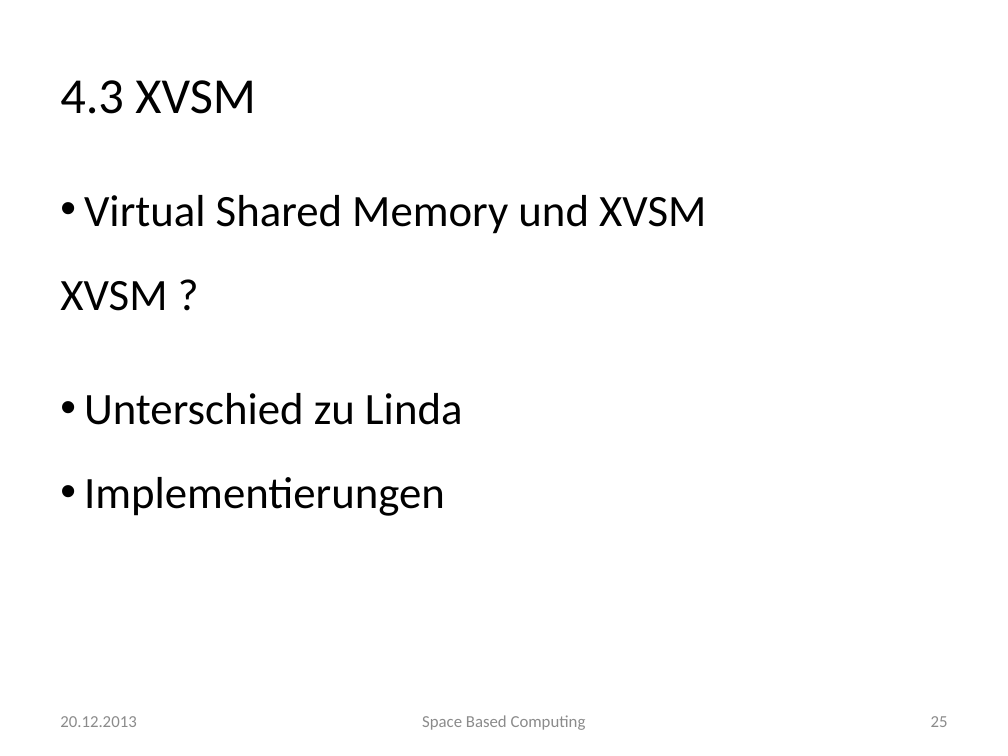
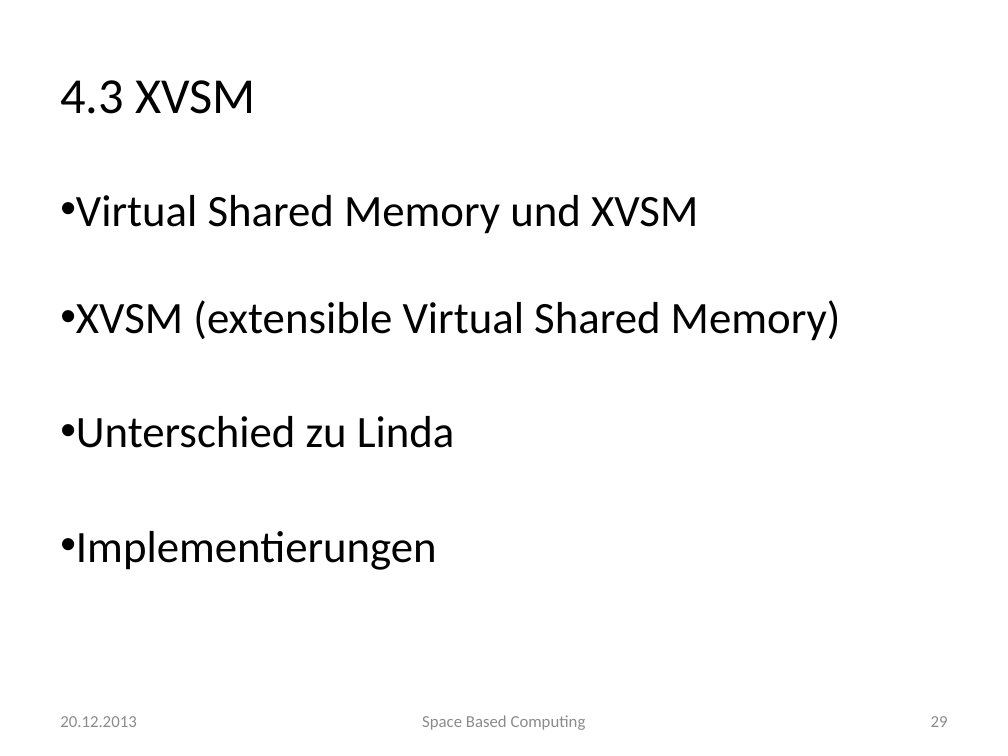
Before and after one commit to traxl/sbcAusarbeitung, a slide deck: slide 29 of Space Based Computing.pptx (slide 25 before the commit). Drawn at 1008x756 pixels with LibreOffice and Linux fonts; fonts in the diff are those of the drawing; background and template pictures are left out. Boxes give left, top, right and bottom in pixels: in the first picture for what was removed or moved away, otherwise in the second. Text is boxed around its words. In the diff, an @@ line names an element or a change of style, - is before the commit and + after.

```diff
--- a/Space Based Computing.pptx
+++ b/Space Based Computing.pptx
@@ text at bbox=[76, 300, 841, 341]: text changed @@
-XVSM ?
+• XVSM (extensible Virtual Shared Memory)
@@ page number at bbox=[931, 716, 948, 727]: text changed @@
-25
+29
```
Also in this commit, not shown: 11 other slides changed, 6 slides added, 2 other files.
